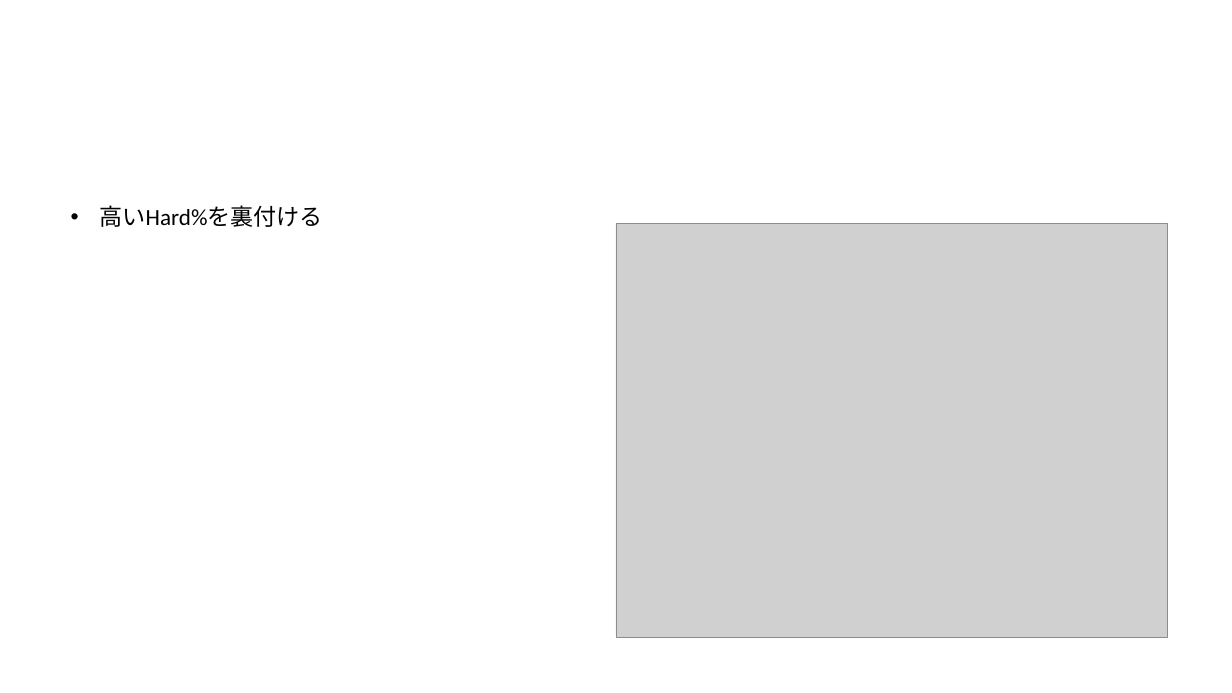
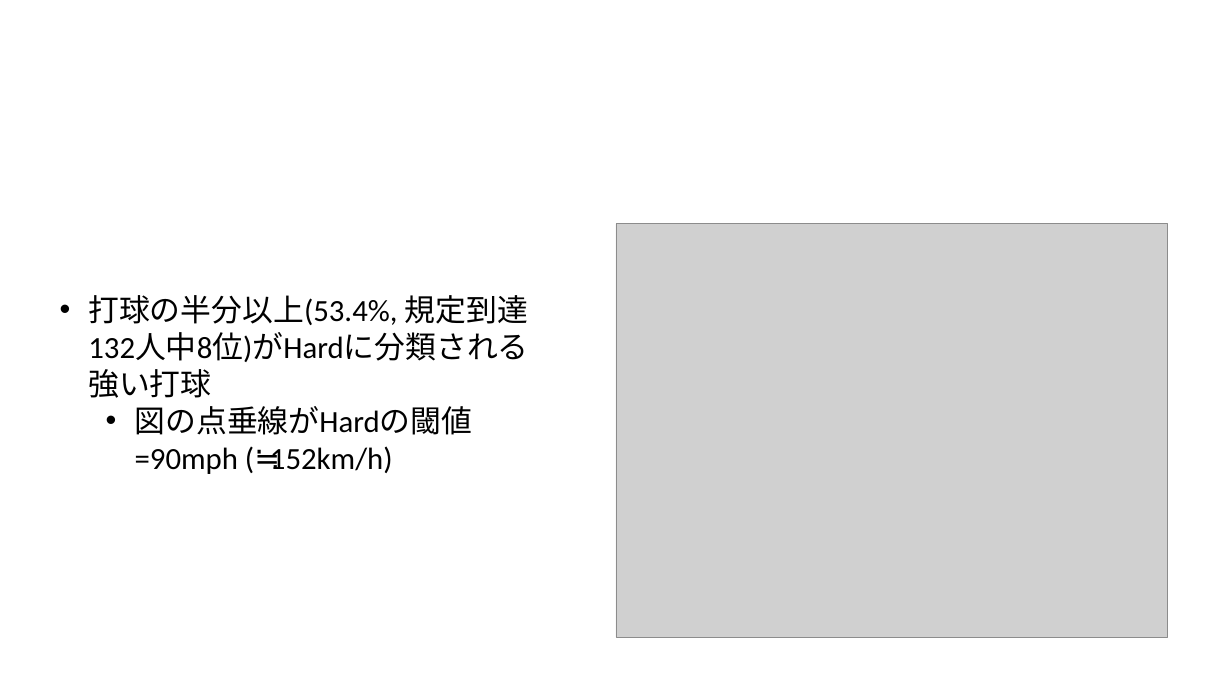
Before and after one commit to T-Reio/ohtani_analyze, a slide deck: slide 9 of slides/ohtani_tj.pptx (slide 7 before the commit). Drawn at 1232x693 pixels with LibreOffice and Linux fonts; fonts in the diff are those of the drawing; grey boxes stand for pictures; background and template pictures are left out. Boxes give left, top, right and bottom in pixels: in the first picture for what was removed or moved away, otherwise in the second. Text is boxed around its words. In the diff, an @@ line names an element or a change of style, - is before the commit and + after.

```diff
--- a/slides/ohtani_tj.pptx
+++ b/slides/ohtani_tj.pptx
@@ text removed at (100,205,324,227) @@
-• 高いHard%を裏付ける
@@ text added at (88,295,528,474), 24 pt, text #000000 @@
+• 打球の半分以上(53.4%, 規定到達132人中8位)がHardに分類される強い打球
+  • 図の点垂線がHardの閾値=90mph (≒152km/h)
```
Also in this commit, not shown: 4 other slides changed, 11 slides added, 2 slides removed, 9 other files.
